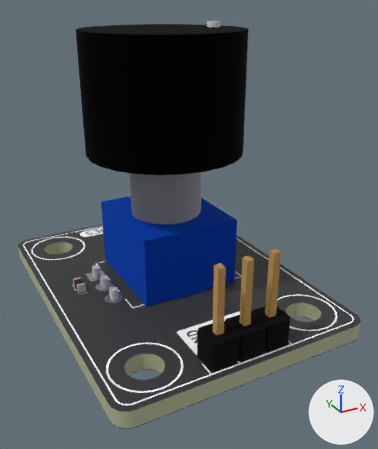
Two versions of the glTF model assets/img/kit/s30.glb, one commit apart.
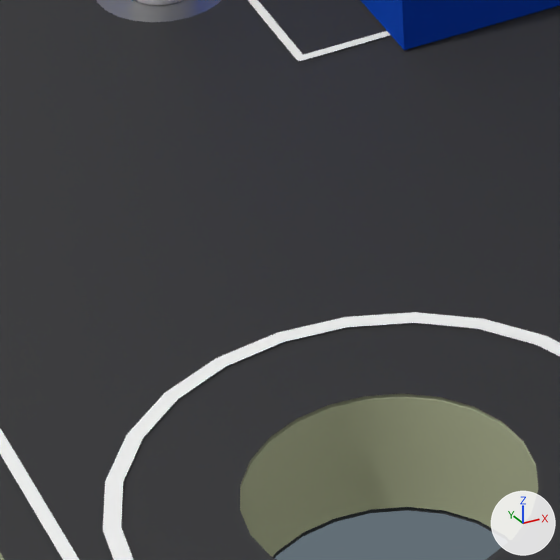
The first picture shows the older version from a 50 mm lens placed at (0.091, -0.1589, 0.0283), pointed at (0.1131, -0.1186, 0.0082). The close-ups show the older and then the newer version on the part from 24% to 44% of the width and 67% to 84% of the height of that picture. Only the edits that show in the close-ups are written down. The lights are fixed; the arrows at lower right show +X, +Y and +Z. Where no turn or scale is listed for an object, it has been applied to the vertices. Vertices at exactly the same position are counted once.

Names of what the first close-up shows: '=>[0:1:1:10]', '=>[0:1:1:5]', '=>[0:1:1:6]', '=>[0:1:1:8]', '=>[0:1:1:9]', 'Pot_RK09K_Knob_0' and 1 more.
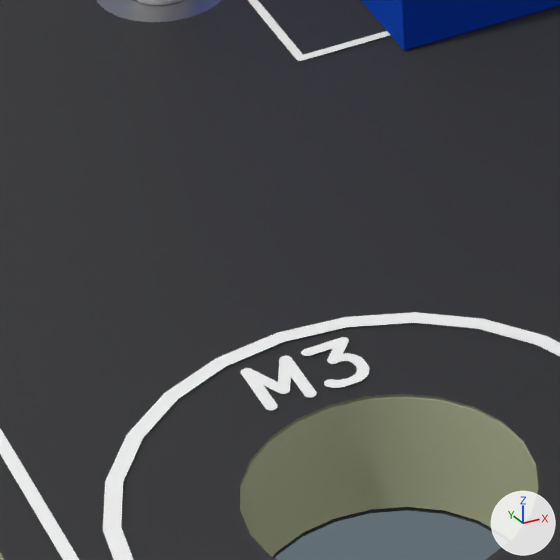
What differs and where, as boxes (x1, y1, x2, y2) in the close-ups (560 x 560 px):
part 1 of me_potentiometer_silkscreen, added
    after: (301, 337, 370, 388)
part 2 of me_potentiometer_silkscreen, added
    after: (241, 356, 317, 410)

Edits to the bpy script that builds the scene:
```text
Change me_potentiometer_silkscreen:
    used by ob_0_1_1_6; location = (0.0, 0.0, 0.0)
    remove me_potentiometer_silkscreen.from_pydata(...)  # 1622 vertices, 1614 faces; spans x 0.1005..0.1235, y -0.1315..-0.1005, z 0.0016
    add me_potentiometer_silkscreen.from_pydata(...)  # 2182 vertices, 2158 faces; spans x 0.1005..0.1235, y -0.1315..-0.1005, z 0.0016
    me_potentiometer_silkscreen part 1: a new loose piece of 75 vertices spanning x 0.1041..0.1047, y -0.1262..-0.1254, z 0.0016, in mat_mat_10 (white #fbfbfb)
    me_potentiometer_silkscreen part 2: a new loose piece of 65 vertices spanning x 0.1033..0.104, y -0.1262..-0.1254, z 0.0016, in mat_mat_10 (white #fbfbfb)
    other edits to the shape of me_potentiometer_silkscreen do not show in these pictures
```
